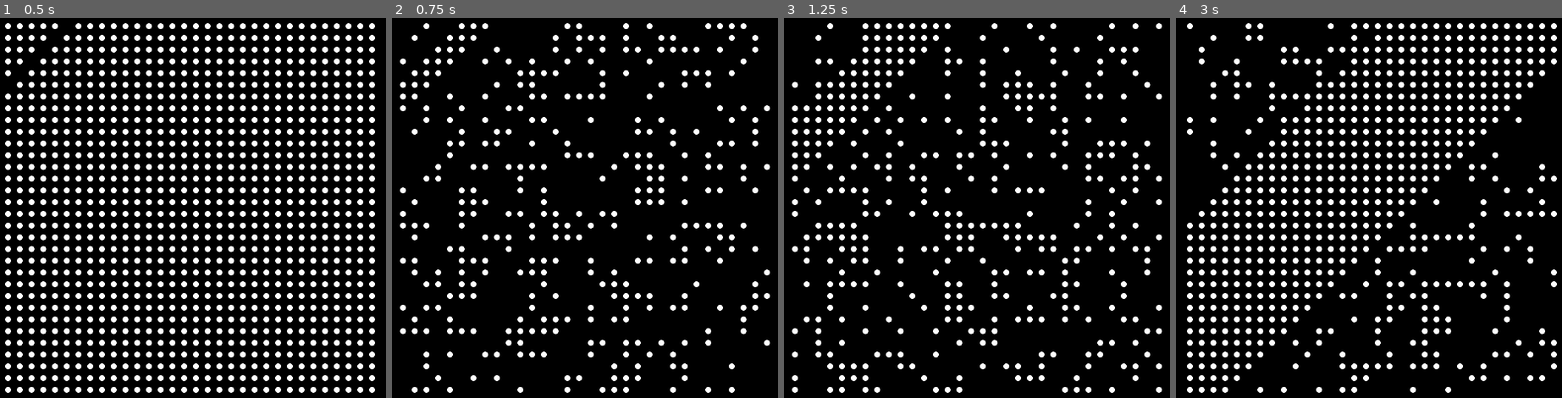
Above: before the commit, frames 1-4 (left to right).
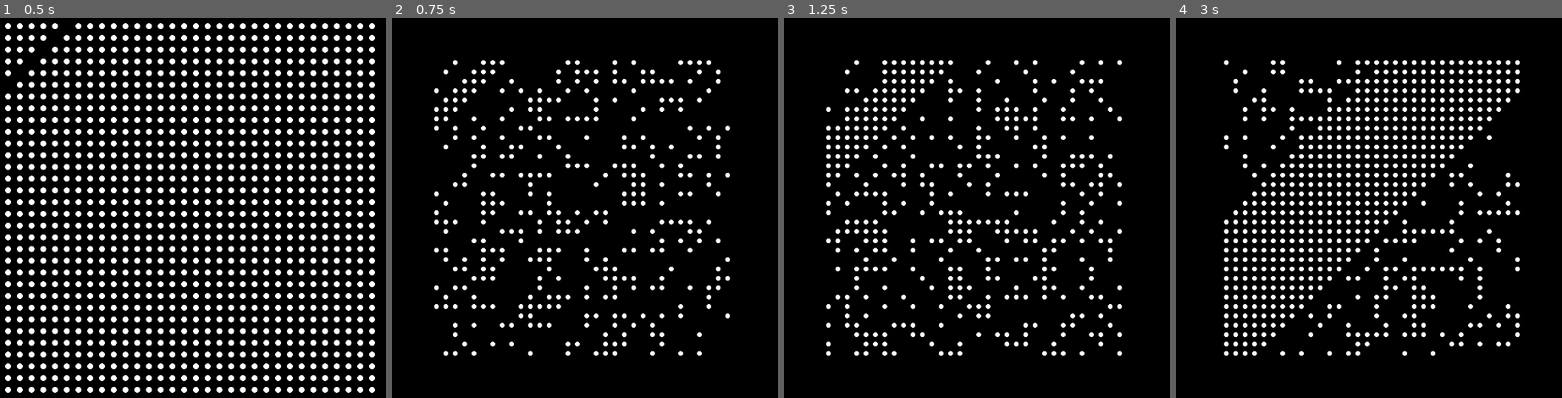
Above: after the commit, the same moments.

Repository: timvisee/38c3-dots
Game: Godot game, scene res://scenes/main.tscn
Same seed, same stepped clock (60 frames per second), same inputs: the game is played once before the commit and once after it.
Inputs:
- Up to frame 1 (0.5 s): no input
- Up to frame 2 (0.75 s): tap Enter (ui_accept) at 0.5 s; hold Right (ui_right) from 0.53 s (still down)
- Up to frame 3 (1.25 s): keep holding Right (ui_right); tap Enter (ui_accept) at 0.77 s
- Up to frame 4 (3 s): release Right (ui_right) at 1.28 s; hold Down (ui_down) 1.28-2.03 s; tap Enter (ui_accept) at 1.52 s; hold Right (ui_right) 2.03-2.78 s; hold Up (ui_up) from 2.78 s (still down)

Frame 1 is identical in both runs. In frame 2, 12% of the frame differs, in the area x 1-99%, y 1-99%; in frame 3, 14%; in frame 4, 21%, in the area x 2-99%, y 1-99%.

Commit message:
Improve dot positioning

Diff:
--- a/prefabs/Dot.tscn
+++ b/prefabs/Dot.tscn
@@ -9,4 +9,4 @@
 size_flags_horizontal = 4
 size_flags_vertical = 4
 texture = ExtResource("1_gycrn")
-expand_mode = 3
+expand_mode = 1
--- a/project.godot
+++ b/project.godot
@@ -53,14 +53,14 @@
 , Object(InputEventKey,"resource_local_to_scene":false,"resource_name":"","device":-1,"window_id":0,"alt_pressed":false …(183 unchanged characters)…
 ]
 }
-padding_min={
+padding_x_min={
 "deadzone": 0.5,
-"events": [Object(InputEventKey,"resource_local_to_scene":fa …(139 unchanged characters)… d":false,"keycode":0,"physical_keycode":45,"key_label":0,"unicode":45,"location":0,"echo":false,"script":null)
+"events": [Object(InputEventKey,"resource_local_to_scene":fa …(139 unchanged characters)… d":false,"keycode":0,"physical_keycode":57,"key_label":0,"unicode":57,"location":0,"echo":false,"script":null)
 ]
 }
-padding_plus={
+padding_x_plus={
 "deadzone": 0.5,
-"events": [Object(InputEventKey,"resource_local_to_scene":fa …(139 unchanged characters)… d":false,"keycode":0,"physical_keycode":61,"key_label":0,"unicode":61,"location":0,"echo":false,"script":null)
+"events": [Object(InputEventKey,"resource_local_to_scene":fa …(139 unchanged characters)… d":false,"keycode":0,"physical_keycode":48,"key_label":0,"unicode":48,"location":0,"echo":false,"script":null)
 ]
 }
 reset={
@@ -68,12 +68,12 @@
 "events": [Object(InputEventKey,"resource_local_to_scene":false,"resource_name":"","device":-1,"window_id":0,"alt_press …(192 unchanged characters)…
 ]
 }
-size_plus={
+size_y_plus={
 "deadzone": 0.5,
 "events": [Object(InputEventKey,"resource_local_to_scene":false,"resource_name":"","device":-1,"window_id":0,"alt_press …(190 unchanged characters)…
 ]
 }
-size_min={
+size_y_min={
 "deadzone": 0.5,
 "events": [Object(InputEventKey,"resource_local_to_scene":false,"resource_name":"","device":-1,"window_id":0,"alt_press …(190 unchanged characters)…
 ]
@@ -85,3 +85,23 @@
 , Object(InputEventKey,"resource_local_to_scene":false,"resource_name":"","device":-1,"window_id":0,"alt_pressed":true, …(185 unchanged characters)…
 ]
 }
+size_x_plus={
+"deadzone": 0.5,
+"events": [Object(InputEventKey,"resource_local_to_scene":false,"resource_name":"","device":-1,"window_id":0,"alt_pressed":false,"shift_pressed":false,"ctrl_pressed":true,"meta_pressed":false,"pressed":false,"keycode":0,"physical_keycode":61,"key_label":0,"unicode":61,"location":0,"echo":false,"script":null)
+]
+}
+size_x_min={
+"deadzone": 0.5,
+"events": [Object(InputEventKey,"resource_local_to_scene":false,"resource_name":"","device":-1,"window_id":0,"alt_pressed":false,"shift_pressed":false,"ctrl_pressed":true,"meta_pressed":false,"pressed":false,"keycode":0,"physical_keycode":45,"key_label":0,"unicode":45,"location":0,"echo":false,"script":null)
+]
+}
+padding_y_min={
+"deadzone": 0.5,
+"events": [Object(InputEventKey,"resource_local_to_scene":false,"resource_name":"","device":-1,"window_id":0,"alt_pressed":false,"shift_pressed":true,"ctrl_pressed":false,"meta_pressed":false,"pressed":false,"keycode":0,"physical_keycode":57,"key_label":0,"unicode":40,"location":0,"echo":false,"script":null)
+]
+}
+padding_y_plus={
+"deadzone": 0.5,
+"events": [Object(InputEventKey,"resource_local_to_scene":false,"resource_name":"","device":-1,"window_id":0,"alt_pressed":false,"shift_pressed":true,"ctrl_pressed":false,"meta_pressed":false,"pressed":false,"keycode":0,"physical_keycode":48,"key_label":0,"unicode":41,"location":0,"echo":false,"script":null)
+]
+}
--- a/scripts/Controller.gd
+++ b/scripts/Controller.gd
@@ -3,7 +3,9 @@
 
 var fullscreen = false;
 
-#func _ready():
+func _ready():
+	get_window().grab_focus()
+
 	#DisplayServer.window_set_mode(DisplayServer.WINDOW_MODE_FULLSCREEN);
 	#get_window().set_current_screen(0);
 
--- a/scripts/Grid.gd
+++ b/scripts/Grid.gd
@@ -9,9 +9,13 @@
 const OFFSET_MOVE = 5.0;
 const CONFIG_FILE = "user://grid.cfg";
 
-var padding = 10.0;
-var offset = Vector2.ZERO;
-var dot_size = 10.0;
+const DEFAULT_PADDING = Vector2.ONE * 8.0;
+const DEFAULT_OFFSET = Vector2.ZERO;
+const DEFAULT_DOT_SIZE = Vector2.ONE * 8.0;
+
+var padding = DEFAULT_PADDING;
+var offset = DEFAULT_OFFSET;
+var dot_size = DEFAULT_DOT_SIZE;
 
 var dots = [];
 
@@ -32,23 +36,43 @@
 
 
 func _input(event):
-	if event.is_action_pressed("padding_plus"):
-		self.padding += 0.25;
+	# Change padding
+	if event.is_action_pressed("padding_x_plus"):
+		self.padding += Vector2(0.25, 0);
 		self.relayout();
 		self.config_save();
-	if event.is_action_pressed("padding_min"):
-		self.padding -= 0.25;
+	if event.is_action_pressed("padding_x_min"):
+		self.padding -= Vector2(0.25, 0);
 		self.relayout();
 		self.config_save();
-	if event.is_action_pressed("size_plus"):
-		self.dot_size += 0.25;
+	if event.is_action_pressed("padding_y_plus"):
+		self.padding += Vector2(0, 0.25);
 		self.relayout();
 		self.config_save();
-	if event.is_action_pressed("size_min"):
-		self.dot_size -= 0.25;
+	if event.is_action_pressed("padding_y_min"):
+		self.padding -= Vector2(0, 0.25);
 		self.relayout();
 		self.config_save();
 
+	# Change size
+	if event.is_action_pressed("size_x_plus"):
+		self.dot_size += Vector2(0.25, 0);
+		self.relayout();
+		self.config_save();
+	if event.is_action_pressed("size_x_min"):
+		self.dot_size -= Vector2(0.25, 0);
+		self.relayout();
+		self.config_save();
+	if event.is_action_pressed("size_y_plus"):
+		self.dot_size += Vector2(0, 0.25);
+		self.relayout();
+		self.config_save();
+	if event.is_action_pressed("size_y_min"):
+		self.dot_size -= Vector2(0, 0.25);
+		self.relayout();
+		self.config_save();
+
+	# Change position
 	if event.is_action_pressed("ui_up"):
 		self.offset += OFFSET_MOVE * Vector2.UP;
 		self.relayout();
@@ -66,6 +90,7 @@
 		self.relayout();
 		self.config_save();
 
+	# Other actions
 	if event.is_action_pressed("ui_accept"):
 		for i in range(WIDTH * HEIGHT):
 			set_dot_i(i, randi_range(0, 2) == 0);
@@ -100,18 +125,18 @@
 
 
 func relayout():
-	self.add_theme_constant_override("h_separation", self.padding);
-	self.add_theme_constant_override("v_separation", self.padding);
+	self.add_theme_constant_override("h_separation", self.padding.x);
+	self.add_theme_constant_override("v_separation", self.padding.y);
 	for dot in self.dots:
-		dot.size = Vector2.ONE * self.dot_size;
-		dot.custom_minimum_size = Vector2.ONE * self.dot_size;
+		dot.size = self.dot_size;
+		dot.custom_minimum_size = self.dot_size;
 	self.position = self.offset;
 
 
 func reset():
-	self.padding = 10.0;
-	self.offset = Vector2.ZERO;
-	self.dot_size = 10.0;
+	self.padding = DEFAULT_PADDING;
+	self.offset = DEFAULT_OFFSET;
+	self.dot_size = DEFAULT_DOT_SIZE;
 	self.config_save();
 	self.relayout();
 
@@ -120,9 +145,9 @@
 	var config = ConfigFile.new();
 	if config.load(CONFIG_FILE) != OK:
 		return;
-	self.padding = config.get_value("", "padding", 10.0);
-	self.offset = config.get_value("", "offset", Vector2.ZERO);
-	self.dot_size = config.get_value("", "dot_size", 10.0);
+	self.padding = config.get_value("", "padding", DEFAULT_PADDING);
+	self.offset = config.get_value("", "offset", DEFAULT_OFFSET);
+	self.dot_size = config.get_value("", "dot_size", DEFAULT_DOT_SIZE);
 	self.relayout();
 
 
